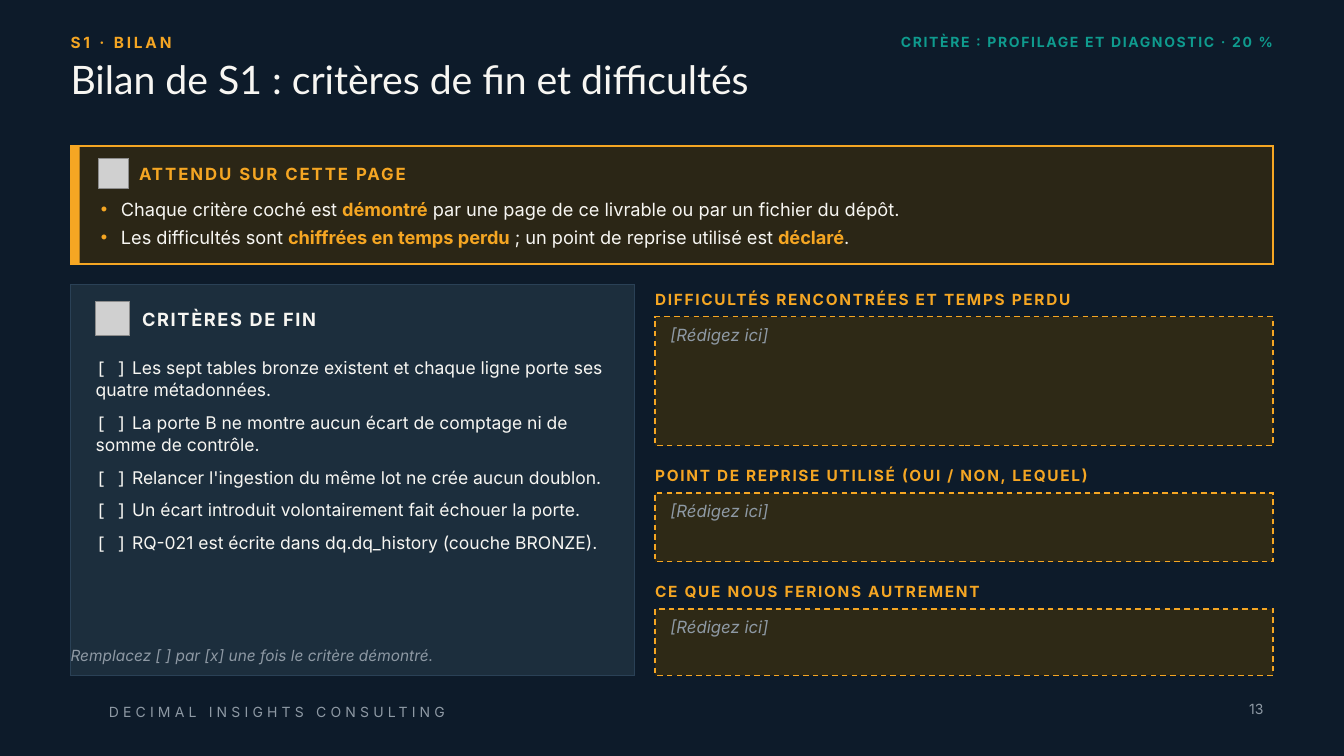
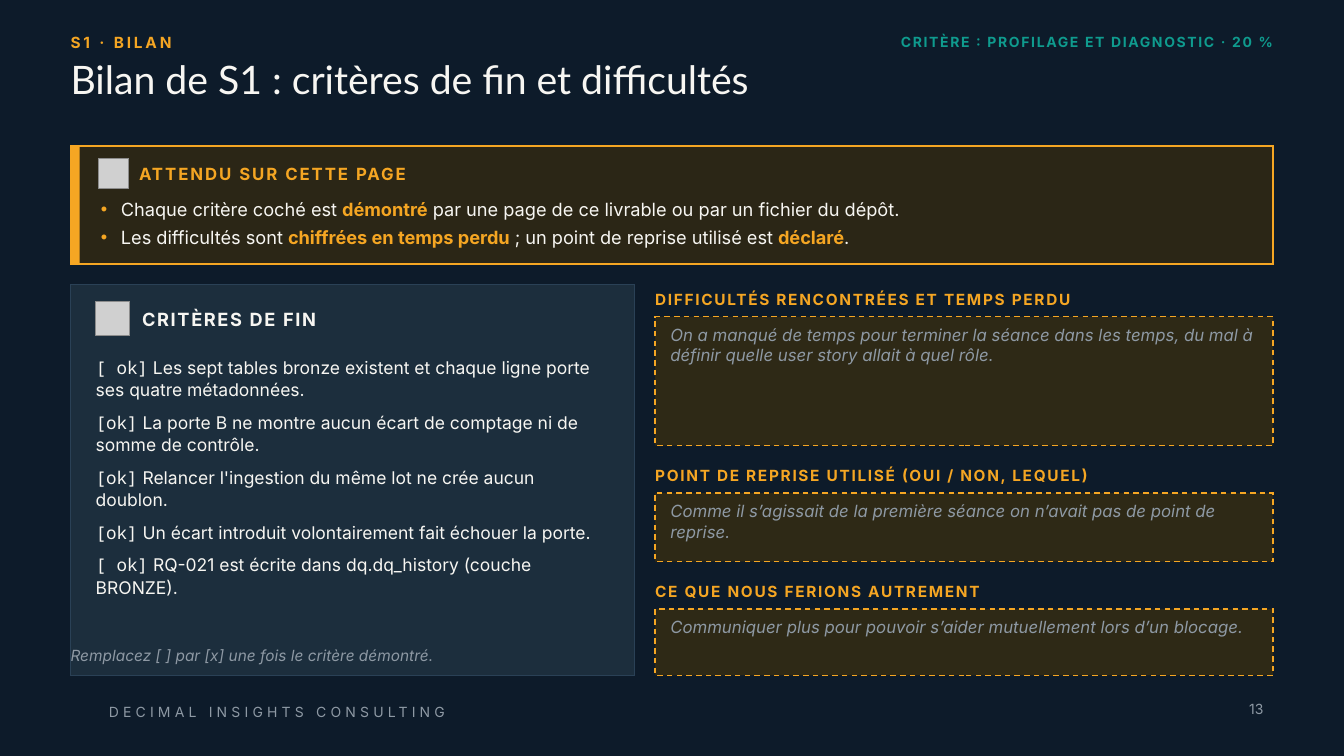
Before and after one commit to ruthabebeneg/td-qualite-g02, a slide deck: slide 13 of livrables/Livrable_Groupe_TD_AssurConnect.pptx. Drawn at 1344x756 pixels with LibreOffice and Linux fonts; fonts in the diff are those of the drawing; grey boxes stand for pictures; background and template pictures are left out. Boxes give left, top, right and bottom in pixels: in the first picture for what was removed or moved away, otherwise in the second. Text is boxed around its words. In the diff, an @@ line names an element or a change of style, - is before the commit and + after.

Commit message:
Mise à jour du livrable PowerPoint

```diff
--- a/livrables/Livrable_Groupe_TD_AssurConnect.pptx
+++ b/livrables/Livrable_Groupe_TD_AssurConnect.pptx
@@ text in rectangle at (670, 328, 1253, 365): text changed @@
-[Rédigez ici]
+On a manqué de temps pour terminer la séance dans les temps, du mal à définir quelle user story allait à quel rôle.
@@ text at (96, 360, 591, 596): text changed @@
-[ ] Les sept tables bronze existent et chaque ligne porte ses quatre métadonnées.
-[ ] La porte B ne montre aucun écart de comptage ni de somme de contrôle.
-[ ] Relancer l'ingestion du même lot ne crée aucun doublon.
-[ ] Un écart introduit volontairement fait échouer la porte.
-[ ] RQ-021 est écrite dans dq.dq_history (couche BRONZE).
+[ ok] Les sept tables bronze existent et chaque ligne porte ses quatre métadonnées.
+[ok] La porte B ne montre aucun écart de comptage ni de somme de contrôle.
+[ok] Relancer l'ingestion du même lot ne crée aucun doublon.
+[ok] Un écart introduit volontairement fait échouer la porte.
+[ ok] RQ-021 est écrite dans dq.dq_history (couche BRONZE).
@@ text in rectangle at (670, 504, 1215, 542): text changed @@
-[Rédigez ici]
+Comme il s’agissait de la première séance on n’avait pas de point de reprise.
@@ text in rectangle at (670, 620, 1243, 637): text changed @@
-[Rédigez ici]
+Communiquer plus pour pouvoir s’aider mutuellement lors d’un blocage.
```
Also in this commit, not shown: 13 other slides changed, 1 slide added.
